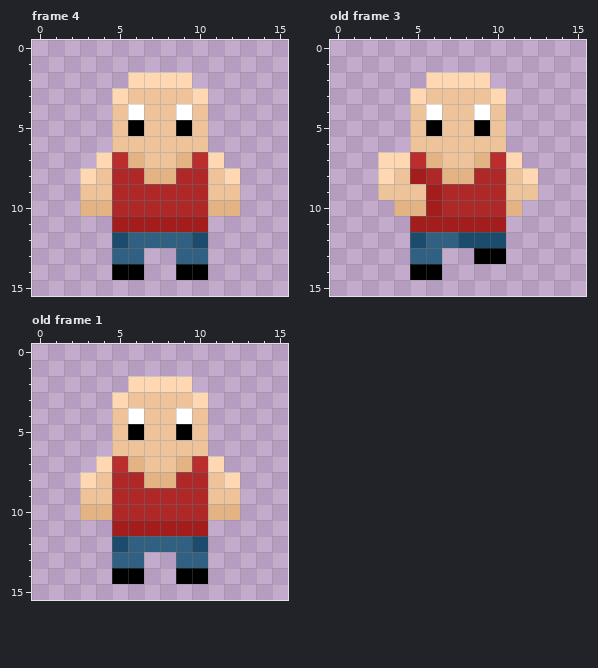
Edited in one commit: pixel-art file (assets/gui/sprites/actors/hero/base.ase). The first picture shows the starting point.
16x16 pixels, 4 frames. Shown: frame 4, old frame 3, old frame 1.
Now the later version:
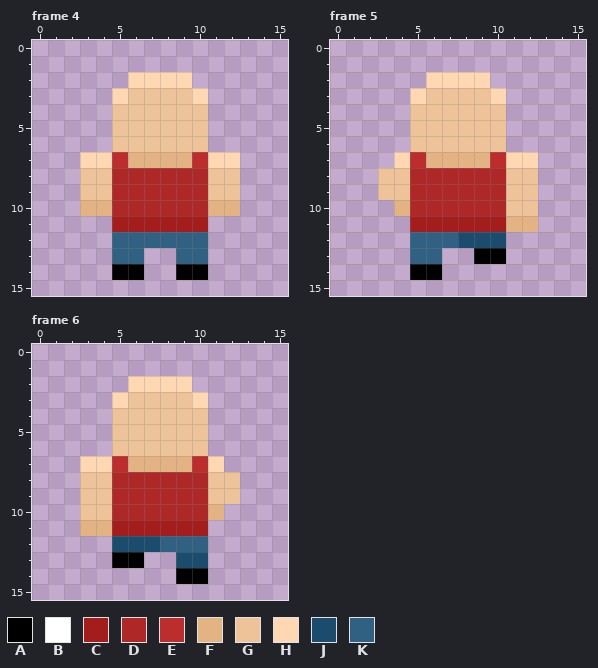
Palette (. is transparent): A #000000  B #ffffff  C #a41d1d  D #ae2828  E #bc2e2e  F #e4b384  G #eec39a  H #ffd8b3  J #1b4c6e  K #306082
A new or re-ordered frame is compared with the old frame closest to it.
The commit says: Added back animation
What changed:
frames 4 -> 6
Frame 4:
Colour F gives way to colour D in row 8 at x 7 to 8.
Colour G gives way to colour F in row 7 at x 7 to 8.
Colour A gives way to colour G in row 5 at x 6 and 9.
Colour B gives way to colour G in row 4 at x 6 and 9.
Colour H gives way to colour G in row 8 at x 3 and 12.
The edit adds colour H in row 7 at x 3 and 12.
Colour J gives way to colour K in row 12 at x 5 and 10.
Frame 5 is new; against old frame 3:
Colour C gives way to colour D in row 8 at x 5; in rows 9 to 10 at x 6.
Colour F gives way to colour D in row 8 at x 7 to 8; in row 10 at x 5.
Colour G gives way to colour D in row 9 at x 5.
The edit adds colour F in row 11 at x 11 to 12.
Colour G gives way to colour F in row 7 at x 7 to 8.
The edit adds colour G in row 10 at x 12.
Colour A gives way to colour G in row 5 at x 6 and 9.
Colour B gives way to colour G in row 4 at x 6 and 9.
Colour F gives way to colour G in row 10 at x 11.
Colour H gives way to colour G in row 8 at x 3 and 12.
The edit adds colour H in row 7 at x 12.
Colour J gives way to colour K in row 12 at x 5.
Colour H is gone in row 7 at x 3.
Frame 6 is new; against old frame 1:
Colour K gives way to colour A in row 13 at x 5 to 6.
Colour F gives way to colour D in row 8 at x 7 to 8.
The edit adds colour F in row 11 at x 3 to 4.
Colour G gives way to colour F in row 7 at x 7 to 8.
Colour A gives way to colour G in row 5 at x 6 and 9.
Colour B gives way to colour G in row 4 at x 6 and 9.
Colour F gives way to colour G in row 10 at x 3 to 4.
Colour H gives way to colour G in row 8 at x 3 and 12.
The edit adds colour H in row 7 at x 3.
Colour K gives way to colour J in row 12 at x 6 to 7; in row 13 at x 9 to 10.
Colour J gives way to colour K in row 12 at x 10.
Colour A is gone in row 14 at x 5 to 6.
Colour F is gone in row 10 at x 12.
Pixel boxes of the changes (left, top, right, bottom) in both pictures:
changed: (80, 104, 240, 184)
changed: (112, 232, 128, 248)
changed: (192, 232, 208, 248)
changed: (378, 104, 538, 248)
changed: (80, 408, 240, 584)
